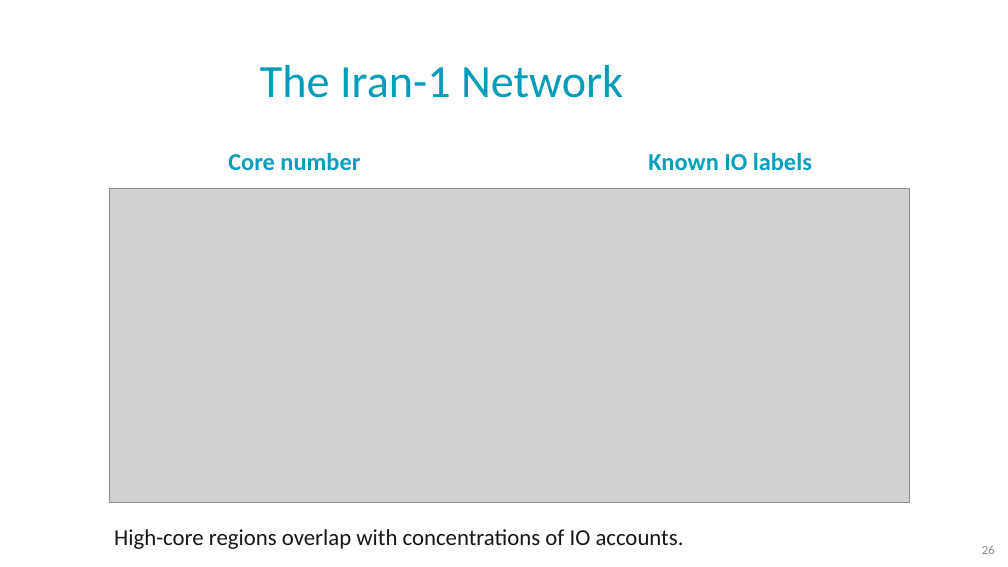
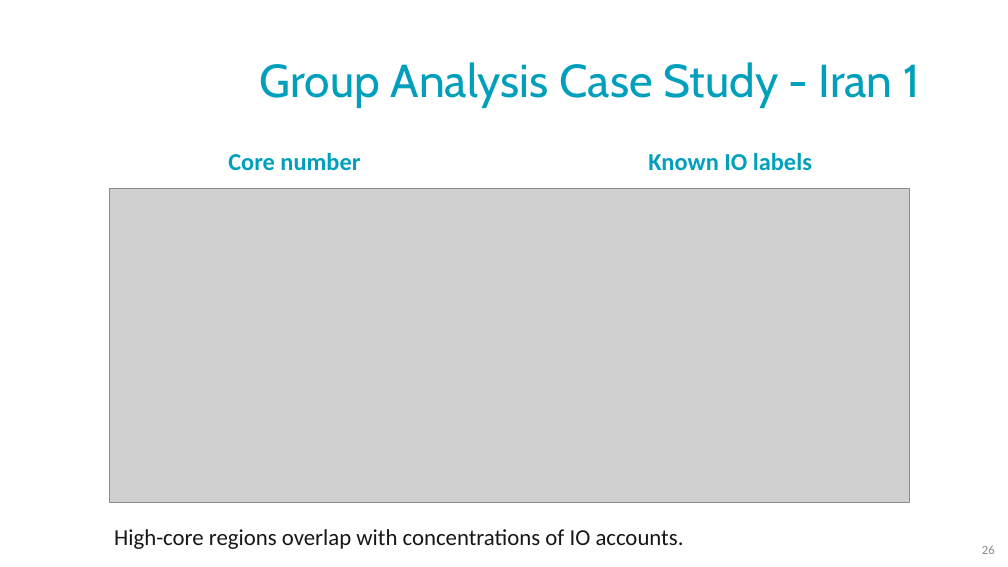
Before and after one commit to NoaTal1996/Backbone-Graph, a slide deck: slide 26 of docs/meeting/2026_09_23.pptx. Drawn at 1008x567 pixels with LibreOffice and Linux fonts; fonts in the diff are those of the drawing; grey boxes stand for pictures; background and template pictures are left out. Boxes give left, top, right and bottom in pixels: in the first picture for what was removed or moved away, otherwise in the second. Text is boxed around its words. In the diff, an @@ line names an element or a change of style, - is before the commit and + after.

```diff
--- a/docs/meeting/2026_09_23.pptx
+++ b/docs/meeting/2026_09_23.pptx
@@ text at (x1=260, y1=62, x2=919, y2=108): text changed; font Calibri to Cabin; text colour #009DBB to #00A0BD @@
-The Iran-1 Network
+Group Analysis Case Study - Iran 1
```
Also in this commit, not shown: 9 other slides changed.
